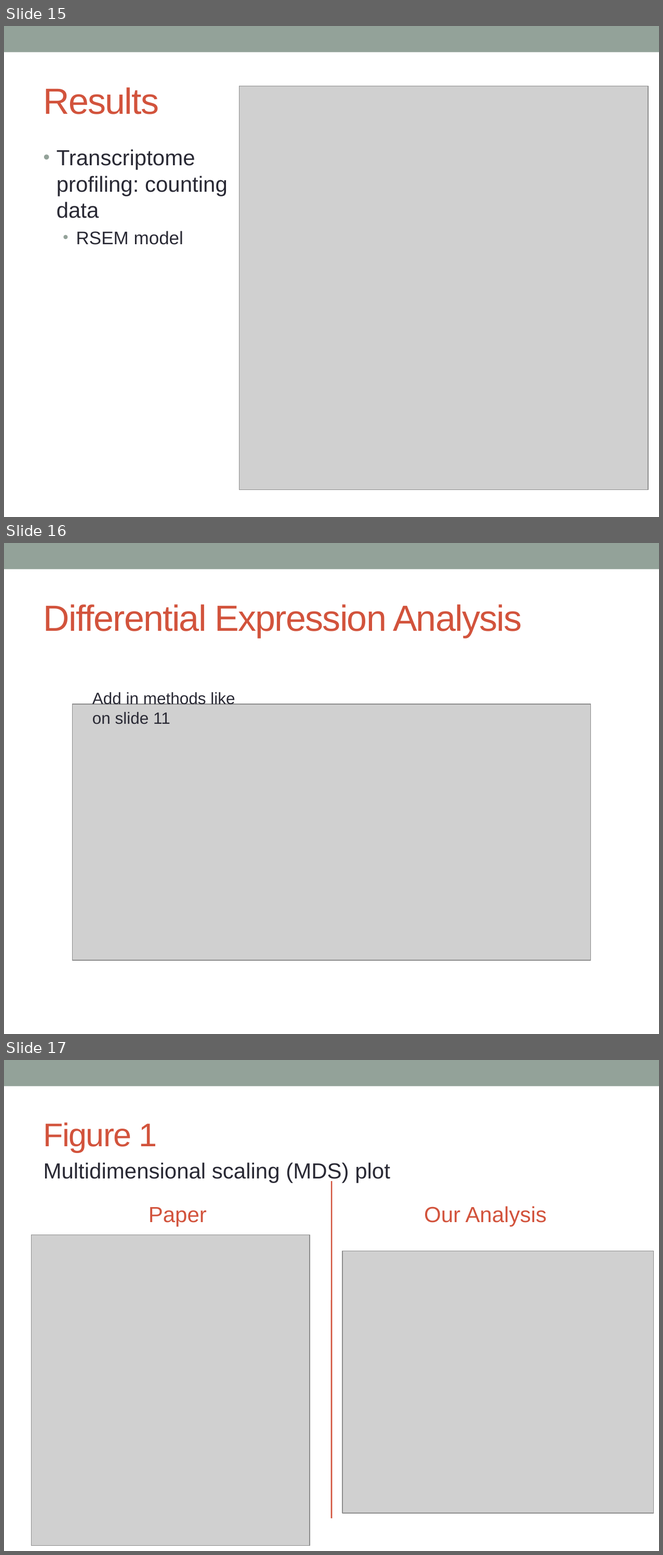
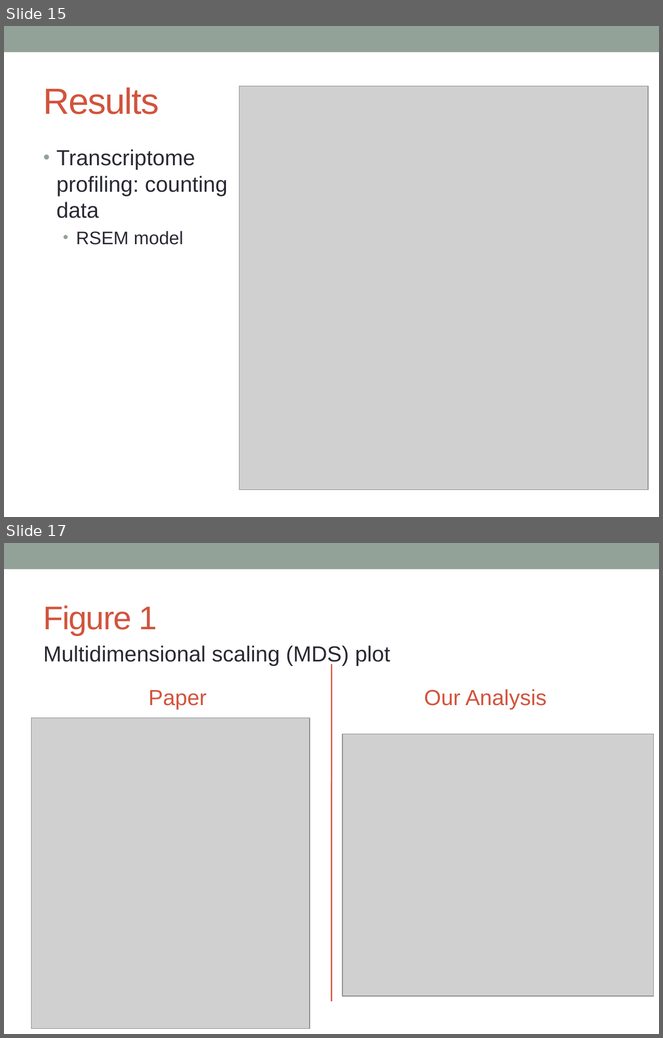
Before and after one commit to katholan/BCB546X-Spring2017_Valerin_final_project, a slide deck: asparagus.pptx. Shown one above the other, each under a label of ours: slides 15, 16 and 17 before the commit, slides 15 and 17 after it; the slides between them are not shown. The pictures are 663x1555 and 663x1038 pixels, drawn with LibreOffice and Linux fonts; fonts in the diff are those of the drawing; grey boxes stand for pictures. Boxes give left, top, right and bottom in pixels: in the first picture for what was removed or moved away, otherwise in the second. Text is boxed around its words. In the diff, an @@ line names an element or a change of style, - is before the commit and + after.

```diff
--- a/asparagus.pptx
+++ b/asparagus.pptx
@@ slide 16 removed at bbox=[4, 543, 659, 1034], background #FFFFFF; not listed: 1 template element that a slide beside it also shows @@
@@ title removed at bbox=[44, 604, 522, 638] @@
-Differential Expression Analysis
@@ text removed at bbox=[92, 692, 235, 724] @@
-Add in methods like on slide 11
@@ picture removed at bbox=[72, 704, 591, 961] @@
```
Also in this commit, not shown: 1 slide changed, 1 slide added, 2 other files.
